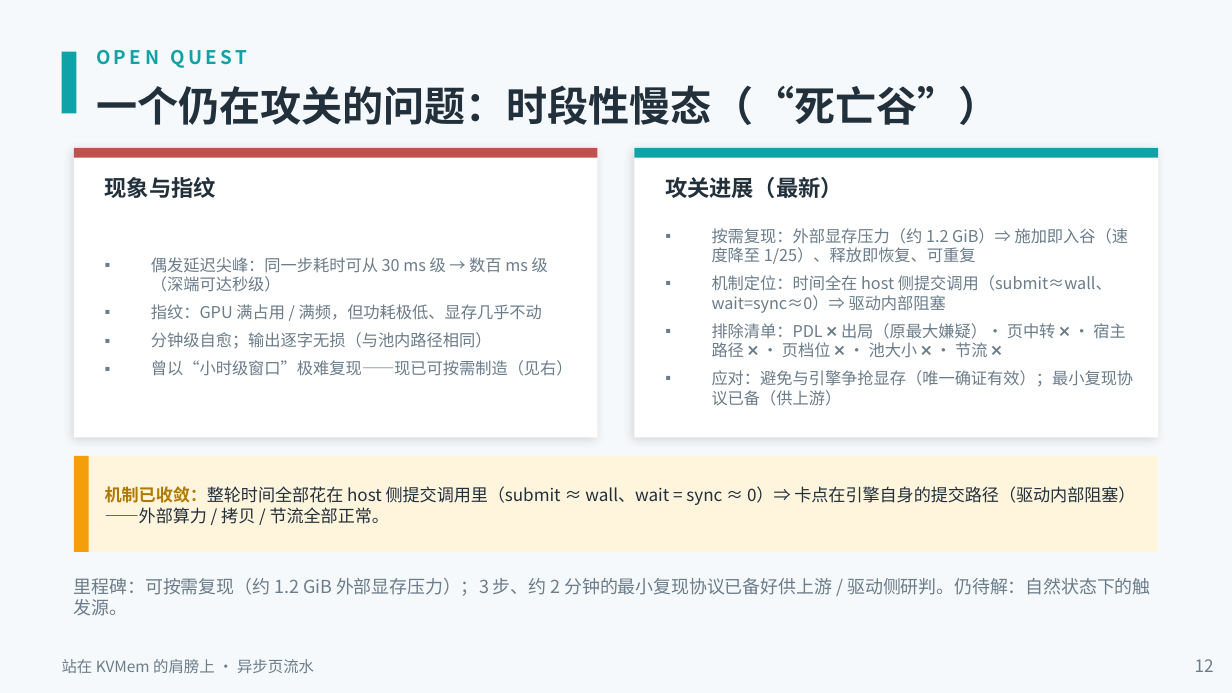
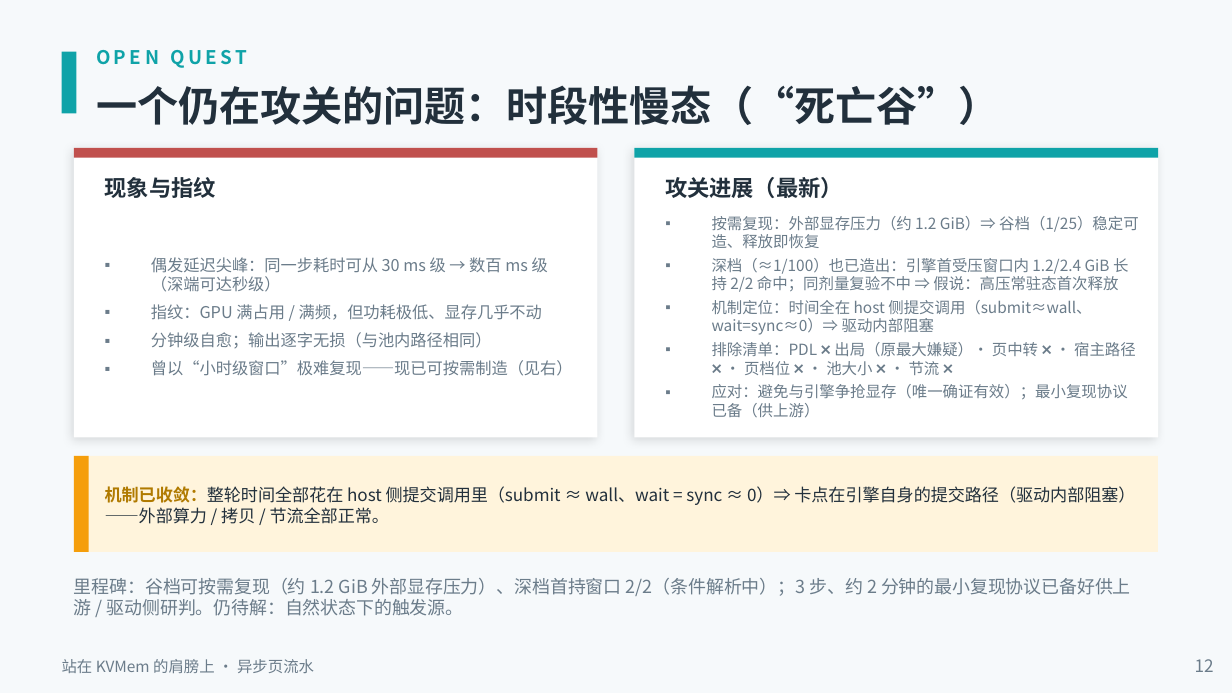
Before and after one commit to paicat1/Ninfer-KVMem-Async, a slide deck: slide 12 of docs/异步页流水-技术说明.pptx. Drawn at 1232x693 pixels with LibreOffice and Linux fonts; fonts in the diff are those of the drawing. Boxes give left, top, right and bottom in pixels: in the first picture for what was removed or moved away, otherwise in the second. Text is boxed around its words. In the diff, an @@ line names an element or a change of style, - is before the commit and + after.

Commit message:
docs(公开材料): 同步家里 10-16 深档搜索突破——按需复现升级为'谷档 1/25 稳定可造 + 深档 ≈1/100 首持窗口 2/2'（同剂量复验不中/剂量非单调/时长脉冲不产/静置不恢复 ⇒ 假说'高压常驻态首次释放'，标注条件解析中不外推）——公开说明 §5.1 两处 + PPT 死亡谷页右卡（+1 条）与里程碑行

```diff
--- a/docs/异步页流水-技术说明.pptx
+++ b/docs/异步页流水-技术说明.pptx
@@ text at (x1=712, y1=216, x2=1139, y2=292): text changed; size 9.5 to 9 pt @@
-▪ 按需复现：外部显存压力（约 1.2 GiB）⇒ 施加即入谷（速度降至 1/25）、释放即恢复、可重复
+▪ 按需复现：外部显存压力（约 1.2 GiB）⇒ 谷档（1/25）稳定可造、释放即恢复
+▪ 深档（≈1/100）也已造出：引擎首受压窗口内 1.2/2.4 GiB 长持 2/2 命中；同剂量复验不中 ⇒ 假说：高压常驻态首次释放
@@ text at (x1=712, y1=300, x2=1136, y2=418): size 9.5 to 9 pt in "机制定位：时间全在 host 侧提交调用（submit≈wall、wait=sync≈0）⇒ 驱动内部阻塞", "排除清单：PDL ❌ 出局（原最大嫌疑）· 页中转 ❌ · 宿主路径 ...", "应对：避免与引擎争抢显存（唯一确证有效）；最小复现协议已备（供上游）"; less space between paragraphs @@
@@ text at (x1=74, y1=578, x2=1131, y2=616): text changed @@
-里程碑：可按需复现（约 1.2 GiB 外部显存压力）；3 步、约 2 分钟的最小复现协议已备好供上游 / 驱动侧研判。仍待解：自然状态下的触发源。
+里程碑：谷档可按需复现（约 1.2 GiB 外部显存压力）、深档首持窗口 2/2（条件解析中）；3 步、约 2 分钟的最小复现协议已备好供上游 / 驱动侧研判。仍待解：自然状态下的触发源。
```
Also in this commit, not shown: 1 other file.
